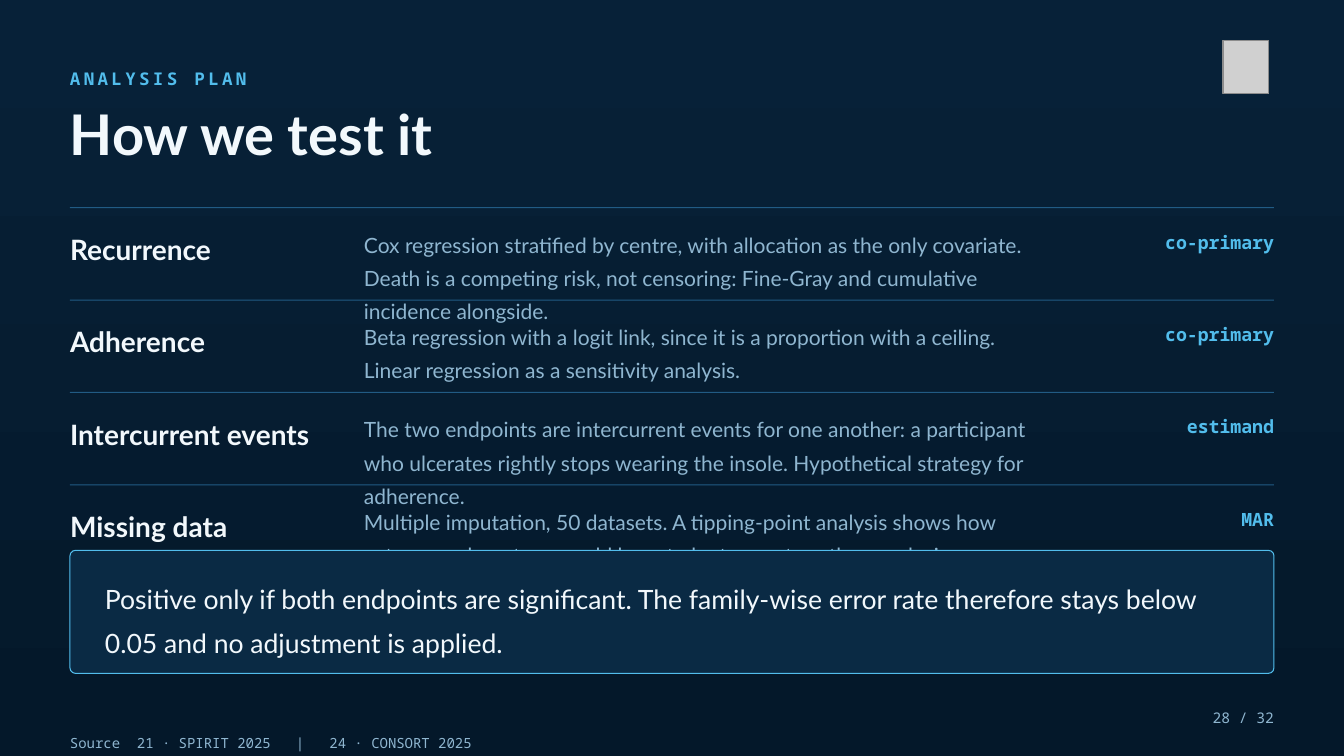
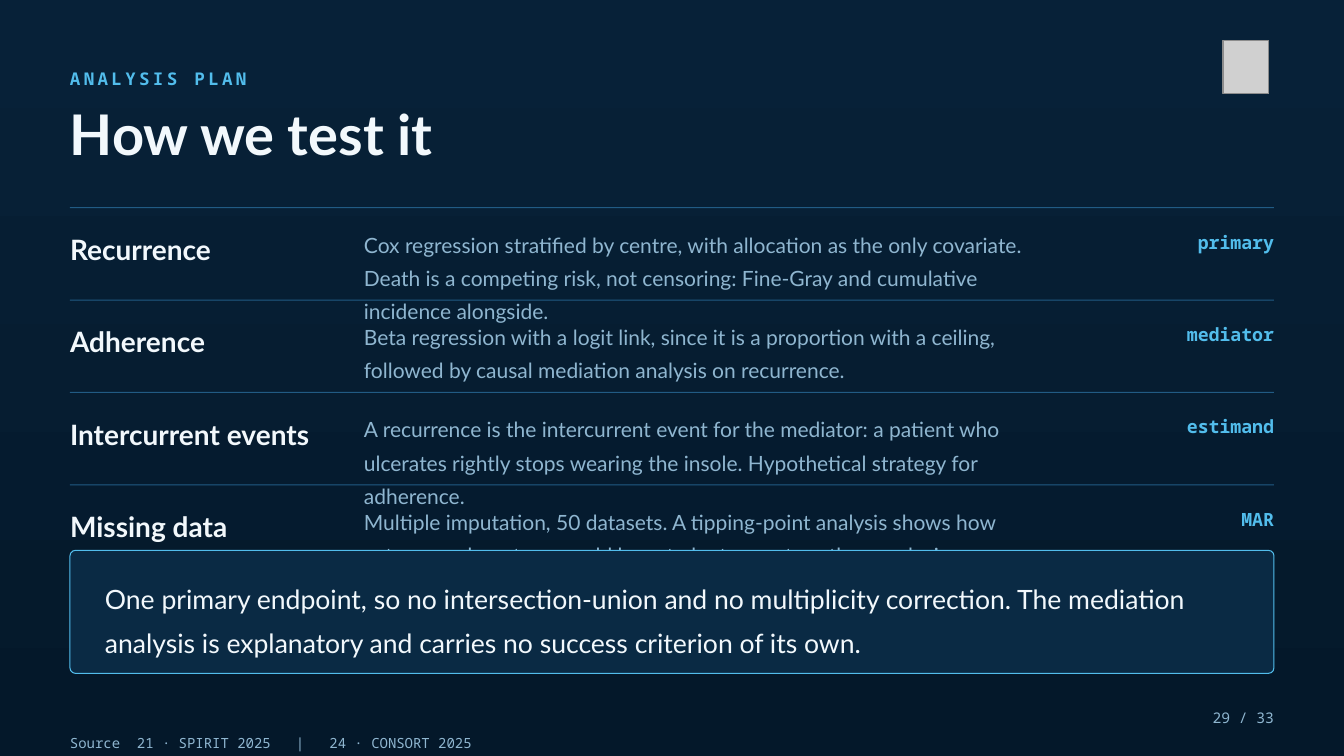
Before and after one commit to Dellfs/paradise-project, a slide deck: slide 29 of PARADISE_presentatie/PARADISE_congres.pptx (slide 28 before the commit). Drawn at 1344x756 pixels with LibreOffice and Linux fonts; fonts in the diff are those of the drawing; grey boxes stand for pictures. Boxes give left, top, right and bottom in pixels: in the first picture for what was removed or moved away, otherwise in the second. Text is boxed around its words. In the diff, an @@ line names an element or a change of style, - is before the commit and + after.

```diff
--- a/PARADISE_presentatie/PARADISE_congres.pptx
+++ b/PARADISE_presentatie/PARADISE_congres.pptx
@@ text at [1198,235,1274,254]: text changed @@
-co-primary
+primary
@@ text at [364,329,995,382]: text changed @@
-Beta regression with a logit link, since it is a proportion with a ceiling. Linear regression as a sensitivity analysis.
+Beta regression with a logit link, since it is a proportion with a ceiling, followed by causal mediation analysis on recurrence.
@@ text at [1187,327,1274,341]: text changed @@
-co-primary
+mediator
@@ text at [364,421,999,475]: text changed @@
-The two endpoints are intercurrent events for one another: a participant who ulcerates rightly stops wearing the insole. Hypothetical strategy for adherence.
+A recurrence is the intercurrent event for the mediator: a patient who ulcerates rightly stops wearing the insole. Hypothetical strategy for adherence.
@@ text at [105,589,1184,658]: text changed @@
-Positive only if both endpoints are significant. The family-wise error rate therefore stays below 0.05 and no adjustment is applied.
+One primary endpoint, so no intersection-union and no multiplicity correction. The mediation analysis is explanatory and carries no success criterion of its own.
@@ text at [1213,712,1274,723]: text changed @@
-28 / 32
+29 / 33
```
Also in this commit, not shown: 29 other slides changed, 2 slides added, 1 slide removed, 25 other files.
